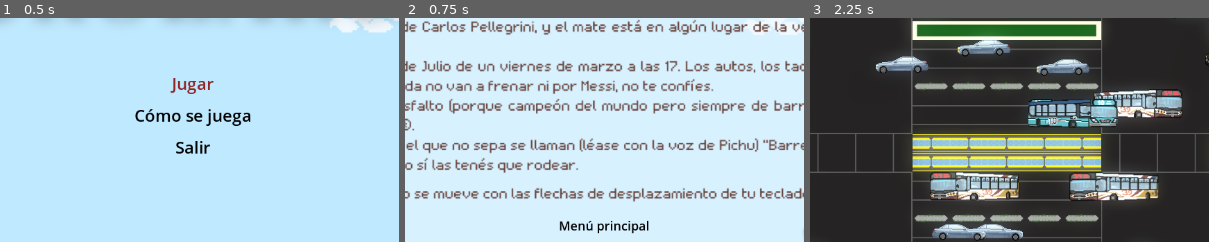
Above: before the commit, frames 1-3 (left to right).
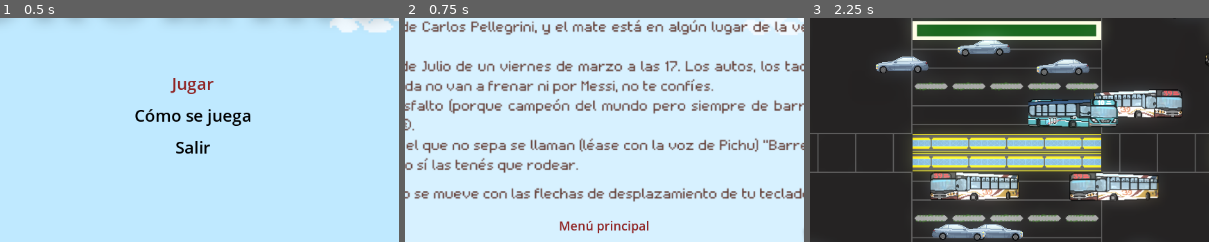
Above: after the commit, the same moments.

Repository: FlorenciaMorelli/cruzARG-on-godot
Game: Godot game, scene res://UI/scenes/menu.tscn
The game is run twice, just before and just after one commit, with the same random seed, the same clock (stepped at 60 frames per second) and the same inputs.
Inputs:
- Up to frame 1 (0.5 s): no input
- Up to frame 2 (0.75 s): click "Cómo se juega" at 0.5 s
- Up to frame 3 (2.25 s): click "Menú principal" at 1.25 s; click "Jugar" at 2 s
The pictures show only the part of the screen within x 26-75%, y 24-74%; the shares and areas given below are measured in that part.

Frame 1 is identical in both runs. In frame 2, 0.5% of the frame differs, in the area x 38-62%, y 90-97%; in frame 3, nothing differs.

Commit message:
feature(instructions): implement keys handler

Diff:
--- a/UI/scenes/instructions.tscn
+++ b/UI/scenes/instructions.tscn
@@ -15,7 +15,6 @@
 texture = ExtResource("1_kk7qk")
 
 [node name="Back" type="Button" parent="."]
-modulate = Color(0, 0, 0, 1)
 offset_left = 512.0
 offset_top = 440.0
 offset_right = 651.0
--- a/UI/scripts/instructions.gd
+++ b/UI/scripts/instructions.gd
@@ -1,5 +1,19 @@
 extends Node2D
 
+@onready var back_button : Button = $Back
+
+func _ready() -> void:
+	back_button.modulate = Color(0.647059, 0.164706, 0.164706, 1)
+
+func _process(delta: float) -> void:
+	if Input.is_action_just_pressed("select") :
+		_on_back_pressed()
+
+	if Input.is_action_just_pressed("back") :
+		_on_back_pressed()
+
+	if Input.is_action_just_pressed("exit") :
+		get_tree().quit()
 
 func _on_back_pressed() -> void:
 	get_tree().change_scene_to_file("res://UI/scenes/menu.tscn")
--- a/levels/scripts/main_level.gd
+++ b/levels/scripts/main_level.gd
@@ -6,6 +6,9 @@
 func _ready() -> void:
 	spawn_item()
 
+func _process(delta: float) -> void:
+	if Input.is_action_just_pressed("exit") :
+		get_tree().change_scene_to_file("res://UI/scenes/menu.tscn")
 
 func spawn_item():
 	var victory_item = item_scene.instantiate()
